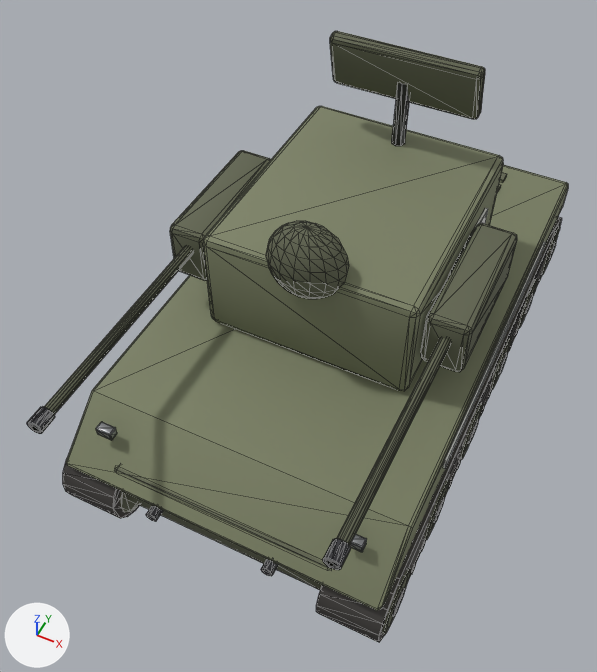
What one commit did to the glTF model game/assets/models/aa_vehicle.glb.
The view is the same before and after, from a 50 mm camera at (1.94, -4.86, 6.24) aimed at (-0.14, -0.7, 1.04). The lights are fixed; the arrows at lower left show +X, +Y and +Z. The first picture is the older version. Mesh edges are drawn as thin lines. Vertices at exactly the same position are counted once.

The first picture shows 'hull', 'turret'.
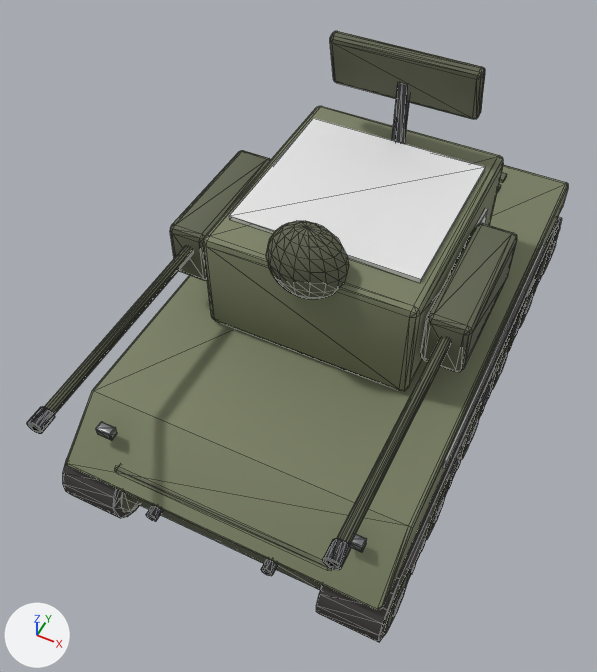
Diff of the bpy script that builds the scene:
```diff
--- a/game/assets/models/aa_vehicle.glb.py
+++ b/game/assets/models/aa_vehicle.glb.py
@@ me_turret @@
 # used by ob_turret; location = (0.0, 0.0, 1.04)
-me_turret.from_pydata(...)  # 514 vertices, 980 faces; spans x -1.27..1.27, y -2.75..1.2, z 0.0..1.85
+me_turret.from_pydata(...)  # 522 vertices, 992 faces; spans x -1.27..1.27, y -2.75..1.2, z 0.0..1.85
+# me_turret part 1: a new loose piece, a box spanning x -0.8..0.8, y -0.6..0.9, z 0.95..0.99, in mat_team (white #e7e7e7)
 me_turret.materials.append(mat_olive)
```

Pixel boxes [x1, y1, x2, y2] of what changed, in the pictures (597 x 672 px):
part 1 of me_turret, added: after [229, 118, 485, 283]
